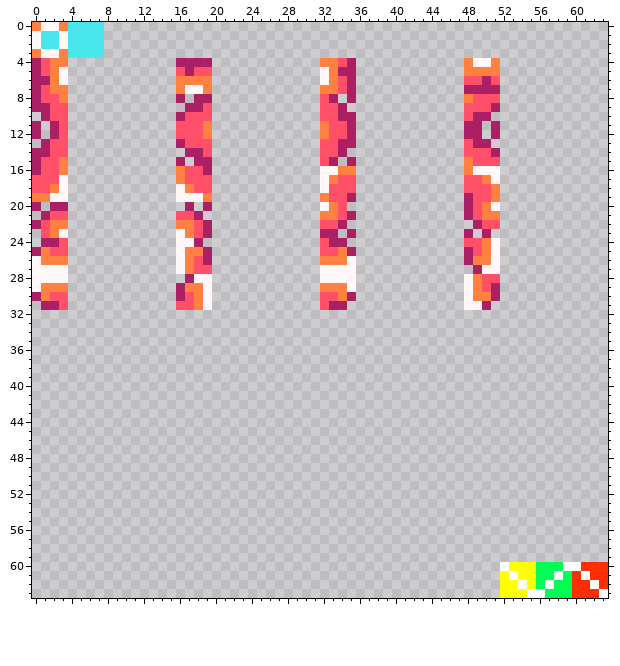
File history of a pixel-art sprite, DashNBlink/res/tile_sheet.png. The picture above is the old version.
The file is 64x64 pixels.
After the commit:
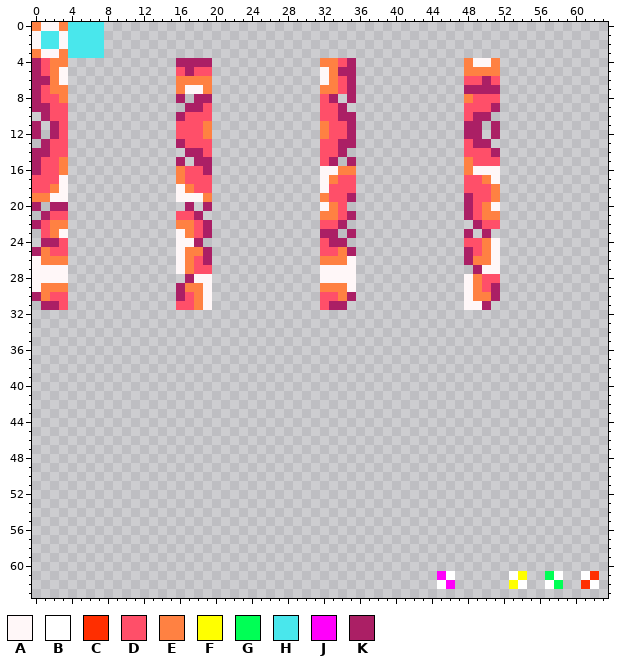
Palette (. is transparent): A #fff7f8  B #ffffff  C #ff2e00  D #ff4f69  E #ff8142  F #ffff00  G #00ff55  H #49e7ec  J #ff00fa  K #ab1f65
What changed:
Colour B now appears in row 61 at x 46; in row 62 at x 45.
Colour J now appears in row 61 at x 45; in row 62 at x 46.
The edit erases colour B in row 60 at x 52 and 59 to 60; in row 63 at x 55 to 56 and 63.
The edit erases colour C in row 60 at x 61 to 63; in rows 61 to 62 at x 60 and 63; in row 63 at x 60 to 62.
The edit erases colour F in row 60 at x 53 to 55; in rows 61 to 62 at x 52 and 55; in row 63 at x 52 to 54.
The edit erases colour G in row 60 at x 56 to 58; in rows 61 to 62 at x 56 and 59; in row 63 at x 57 to 59.
Boxes around the changes in both pictures, in picture pixels (x1, y1, x2, y2):
erased: (500, 562, 608, 598)
added: (437, 571, 455, 589)
